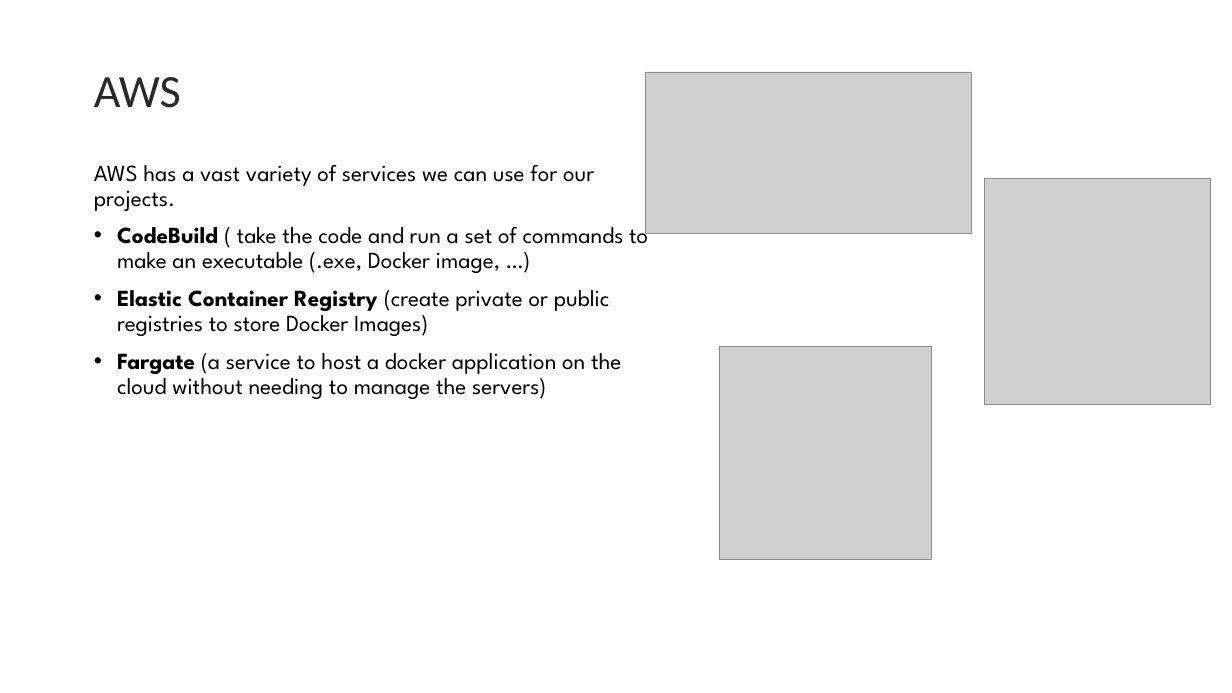
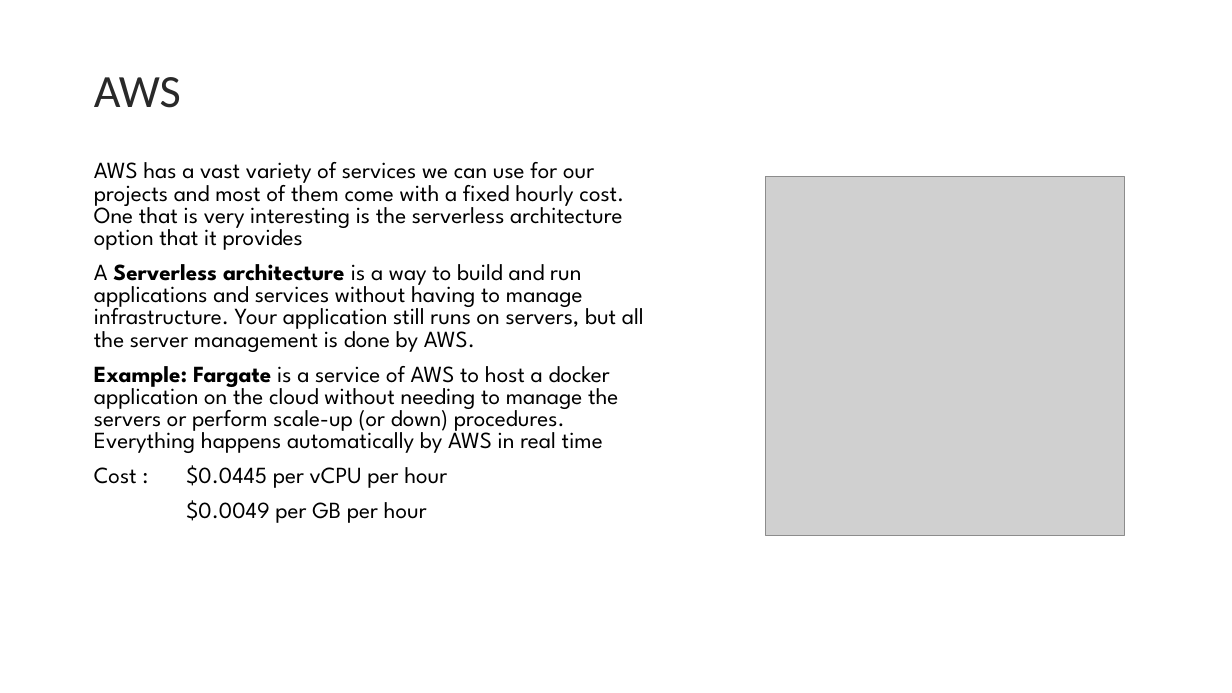
Before and after one commit to Uni-Systems-SMSA/DevOps_Sample_Case, a slide deck: slide 6 of Intership Presentation/DevOps_sample_draft_290823.pptx. Drawn at 1232x693 pixels with LibreOffice and Linux fonts; fonts in the diff are those of the drawing; grey boxes stand for pictures; background and template pictures are left out. Boxes give left, top, right and bottom in pixels: in the first picture for what was removed or moved away, otherwise in the second. Text is boxed around its words. In the diff, an @@ line names an element or a change of style, - is before the commit and + after.

Commit message:
upadte ppt

```diff
--- a/Intership Presentation/DevOps_sample_draft_290823.pptx
+++ b/Intership Presentation/DevOps_sample_draft_290823.pptx
@@ picture removed at [646, 72, 971, 234] @@
@@ text at [94, 162, 644, 523]: text changed @@
-AWS has a vast variety of services we can use for our projects.
-• CodeBuild ( take the code and run a set of commands to make an executable (.exe, Docker image, …)
-• Elastic Container Registry (create private or public registries to store Docker Images)
-• Fargate (a service to host a docker application on the cloud without needing to manage the servers)
+AWS has a vast variety of services we can use for our projects and most of them come with a fixed hourly cost. One that is very interesting is the serverless architecture option that it provides
+A Serverless architecture is a way to build and run applications and services without having to manage infrastructure. Your application still runs on servers, but all the server management is done by AWS.
+Example: Fargate is a service of AWS to host a docker application on the cloud without needing to manage the servers or perform scale-up (or down) procedures. Everything happens automatically by AWS in real time
+Cost : $0.0445 per vCPU per hour
+$0.0049 per GB per hour
@@ picture: place and size @@
-picture at [719, 347, 932, 559]
+picture at [765, 177, 1125, 536]
@@ picture removed at [985, 179, 1211, 406] @@
```
